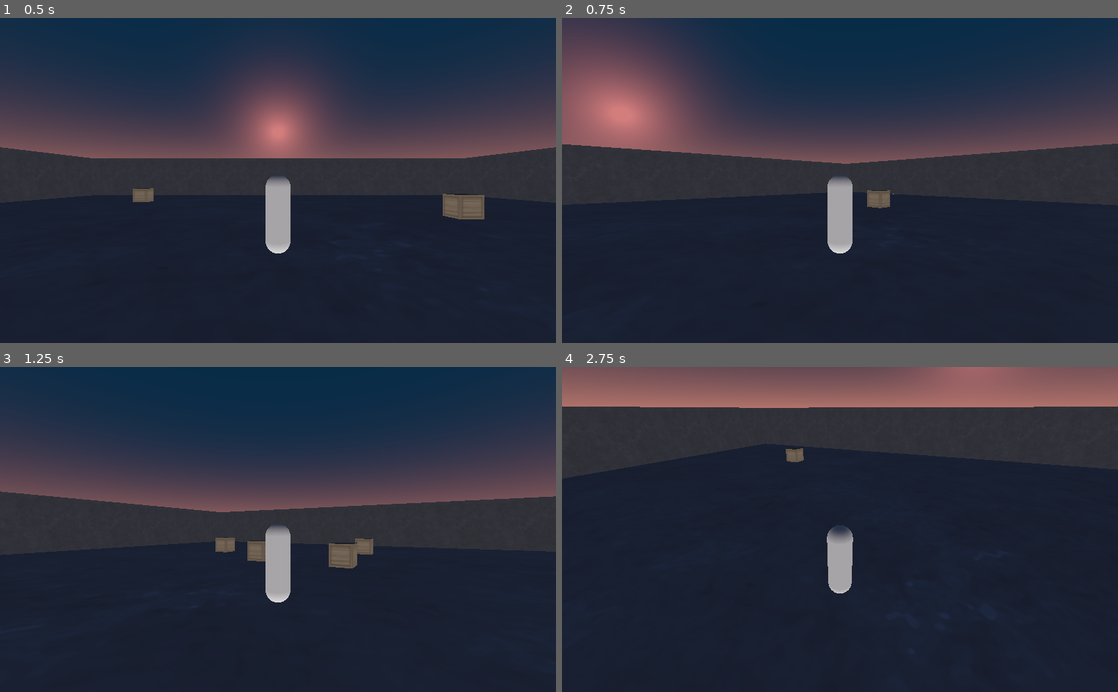
Above: before the commit, frames 1-4 (two rows, left to right).
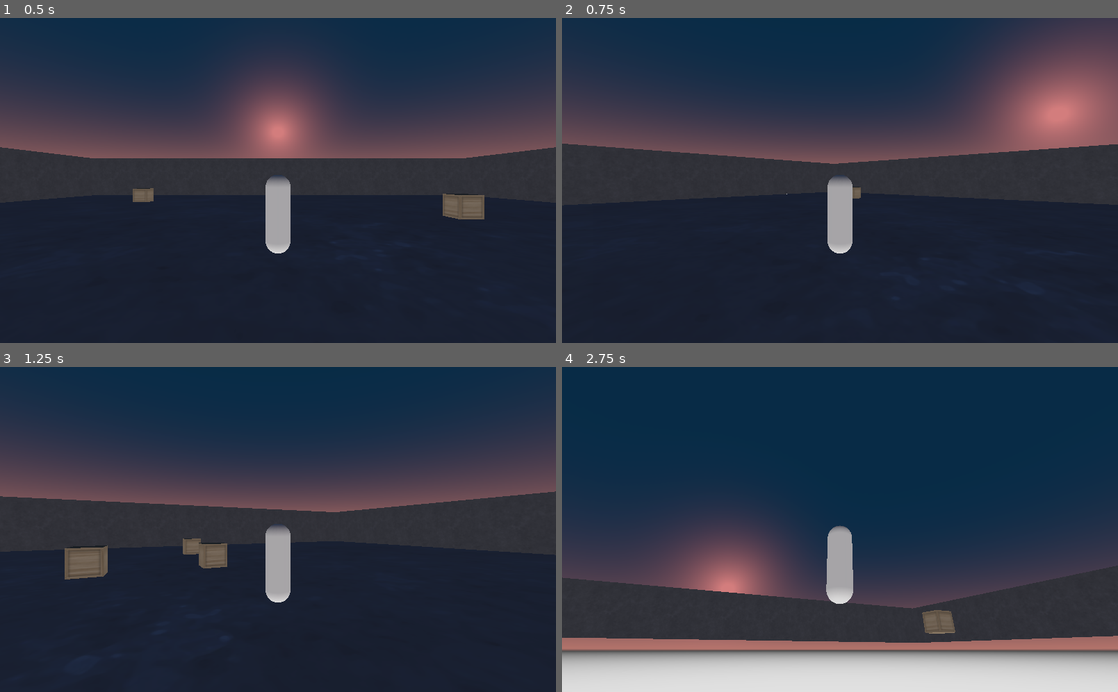
Above: after the commit, the same moments.

Repository: nathansmith339/3d-arpg
Game: Godot game, scene res://Main.tscn
The game is run twice, just before and just after one commit, with the same random seed, the same clock (stepped at 60 frames per second) and the same inputs.
Inputs:
- Up to frame 1 (0.5 s): no input
- Up to frame 2 (0.75 s): tap Enter at 0.5 s; hold Right (ui_right) from 0.53 s (still down)
- Up to frame 3 (1.25 s): keep holding Right (ui_right)
- Up to frame 4 (2.75 s): release Right (ui_right) at 1.28 s; hold Down (ui_down) 1.28-2.03 s; tap Space at 2 s; hold Right (ui_right) from 2.03 s (still down)

Frame 1 is identical in both runs. In frame 2, 20% of the frame differs, in the area x 0-100%, y 0-73%; in frame 3, 2.8%; in frame 4, 65%, in the area x 0-100%, y 0-100%.

Commit message:
Fixed inversion
of the x and y rotation.

Diff:
--- a/Target.gd
+++ b/Target.gd
@@ -12,8 +12,8 @@
     set_as_toplevel(true)
 
 func _physics_process(delta):
-    var hor_dir = (int(Input.is_action_pressed("ui_left")) * -1) + int(Input.is_action_pressed("ui_right"))
-    var ver_dir = (int(Input.is_action_pressed("ui_up")) * -1) + int(Input.is_action_pressed("ui_down"))
+    var hor_dir = (int(Input.is_action_pressed("ui_right")) * -1) + int(Input.is_action_pressed("ui_left"))
+    var ver_dir = (int(Input.is_action_pressed("ui_down")) * -1) + int(Input.is_action_pressed("ui_up"))
 
     if ver_dir != 0 || hor_dir != 0:
         rotate_object_local(Vector3(-1, 0, 0), look_speed * ver_dir * PI) # rotate in Y first
